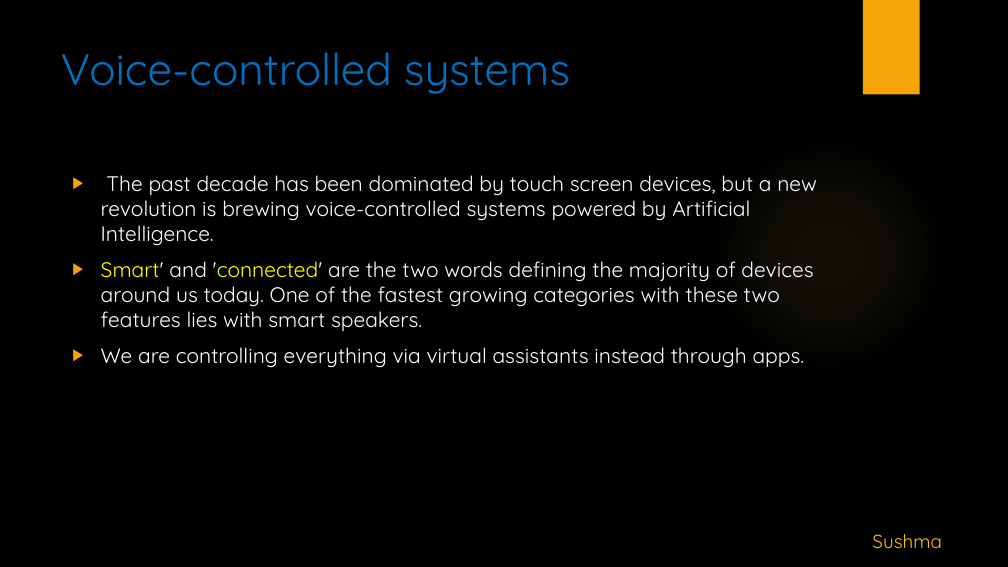
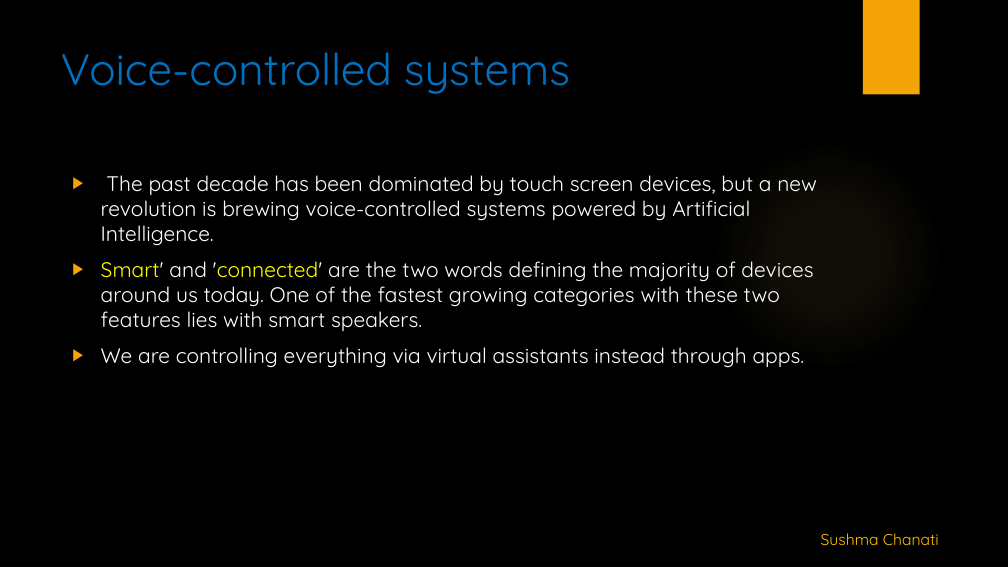
Before and after one commit to alekhyajaddu/alexa-project, a slide deck: slide 6 of Alexa ppt.pptx. Drawn at 1008x567 pixels with LibreOffice and Linux fonts; fonts in the diff are those of the drawing; background and template pictures are left out. Boxes give left, top, right and bottom in pixels: in the first picture for what was removed or moved away, otherwise in the second. Text is boxed around its words. In the diff, an @@ line names an element or a change of style, - is before the commit and + after.

```diff
--- a/Alexa ppt.pptx
+++ b/Alexa ppt.pptx
@@ text at bbox=[821, 533, 939, 545]: text changed; size 18 to 15 pt @@
-Sushma
+Sushma Chanati
```
Also in this commit, not shown: 15 other slides changed.
